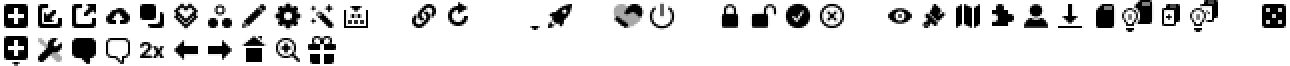
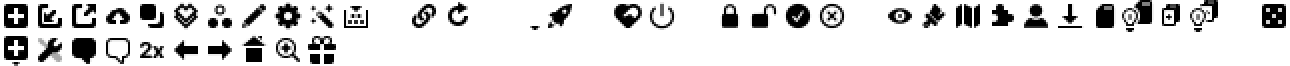
Comparing the layer stacks of the two w=1290, h=66 images. Changes:
painted on "Toolbar Icons" (29th of 41, in "IconToolbarShare") over bbox(612, 4, 644, 28)
